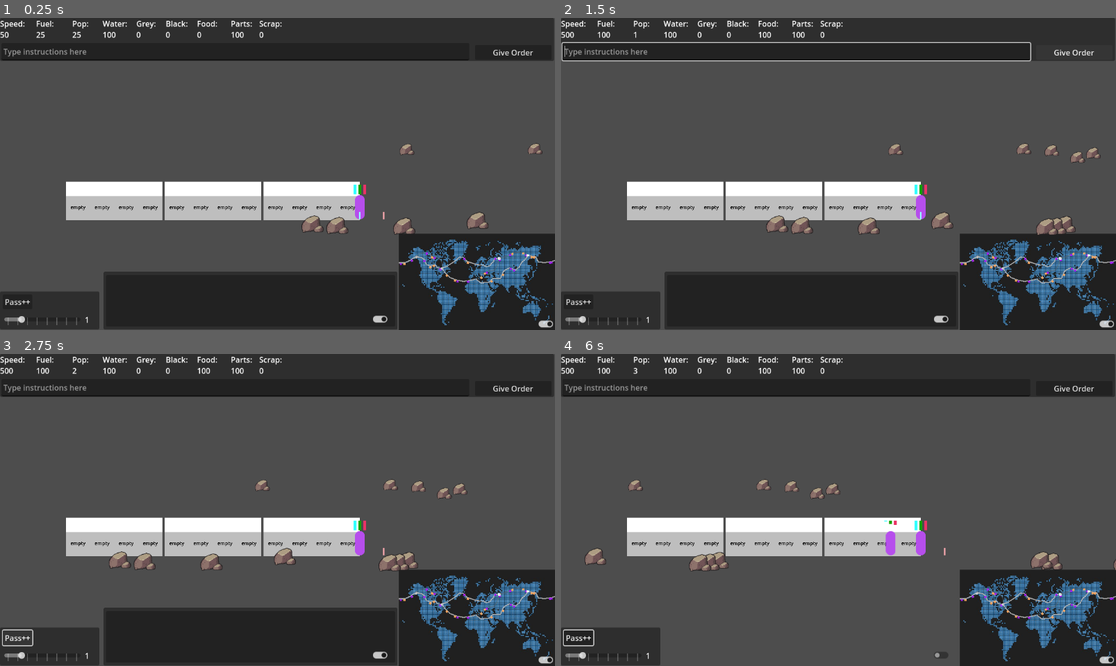
Above: before the commit, frames 1-4 (two rows, left to right).
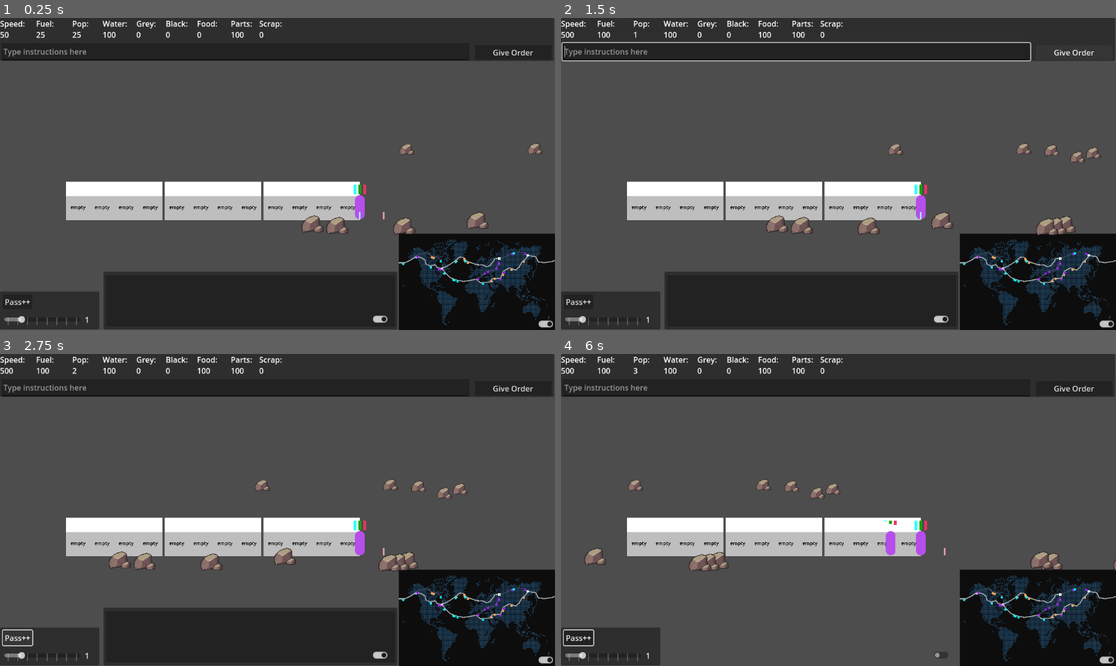
Above: after the commit, the same moments.

Repository: Sphinx111/ed_and_morgs_train_builder
Game: Godot game, scene res://Scenes/traincar.tscn
Two runs of this game, one before a commit and one after it. Both use one fixed random seed, a clock stepped at 60 frames per second and the inputs below.
Inputs (mouse positions are in pixels of both pictures, inside the frame that each line leads up to):
- Up to frame 1 (0.25 s): no input
- Up to frame 2 (1.5 s): click (794, 52) at 0.52 s; type "12" at 0.6 s; click "Give Order" at 1.25 s
- Up to frame 3 (2.75 s): click "Pass++" at 2 s
- Up to frame 4 (6 s): click (1104, 659) at 2.75 s; click (938, 656) at 3.5 s; click "Give Order" at 4.25 s; click "Pass++" at 5 s; click (1104, 659) at 5.75 s

The runs differ from the first frame. In frame 1, 2.7% of the frame differs, in the area x 71-100%, y 70-99%; in frame 2, 2.7%; in frame 3, 2.7%; in frame 4, 2.7%.

Commit message:
Fixed bugs, made it easier to set up routes with different resources on them

Diff:
--- a/BranchLine.gd
+++ b/BranchLine.gd
@@ -5,12 +5,20 @@
 var resources : Array[ResourceSpot] = []                 ## Array of resource spots
 var line : Line2D = null
 var trainMarker : PathFollow2D = null
+var active : bool = false
 
 @export var next_junction : Junction = null
 @export var last_junction : Junction = null
+@export var scrap_count : int = 0
+@export var pop_count : int = 0
+@export var water_count : int = 0
+var scrap_default : int = 200
+var pop_default : int = 10
+var water_default : int = 300
 
 func _ready():
 	draw_routes()
+	generate_random_resources()
 
 func init_line(origin_point : Vector2):
 	position = origin_point
@@ -43,29 +51,38 @@
 		line.add_point(point)
 	add_child(line)
 
-	generate_random_resources(2)
 
-func highlight_route(toggled : bool):
+func set_active(toggled : bool):
 	if toggled:
 		line.default_color = Color(0.7, 0.7, 0.7, 0.9)
+		active = true
 	else:
 		line.default_color = Color(0.4, 0.4, 0.4, 0.4)
+		active = false
 
 
-func generate_random_resources(count : int):
-	for i in range(count):
+func generate_random_resources():
+	# Scrap
+	for i in range(scrap_count):
 		var newSpot = ResourceSpot.new()
 		var randPos = randf_range(0.1, 0.9)
 		add_child(newSpot)
 		newSpot.progress_ratio = randPos
-		newSpot.set_stats("scrap", 200)
+		newSpot.set_stats("scrap", scrap_default)
 		resources.append(newSpot)
-	for i in range(2):
+	for i in range(pop_count):
 		var newSpot = ResourceSpot.new()
 		var randPos = randf()
 		add_child(newSpot)
 		newSpot.progress_ratio = randPos
-		newSpot.set_stats("pop", randi_range(2,9))
+		newSpot.set_stats("pop", randi_range(2,pop_default))
+		resources.append(newSpot)
+	for i in range(water_count):
+		var newSpot = ResourceSpot.new()
+		var randPos = randf()
+		add_child(newSpot)
+		newSpot.progress_ratio = randPos
+		newSpot.set_stats("clean_water", water_default)
 		resources.append(newSpot)
 
 func request_resources(wantedType : String, collection_margin : float) -> float:
--- a/ResourceSpot.gd
+++ b/ResourceSpot.gd
@@ -26,6 +26,6 @@
 	resource_type = newType
 	quantity = newQty
 
-	if resource_type == "pop":
-		myColor = Color.PURPLE
-		colorRect.color = myColor
+	if resource_type == "pop":           myColor = Color.PURPLE
+	elif resource_type == "clean_water": myColor = Color.AQUA
+	colorRect.color = myColor
--- a/Scenes/junction.gd
+++ b/Scenes/junction.gd
@@ -12,9 +12,9 @@
 	if lines.size() < 2:
 		hide()	# hide junctions used only to rejoin tracks
 		for line in lines:
-			line.highlight_route(true)
+			line.set_active(true)
 	else:
-		lines[selector].highlight_route(true)
+		lines[selector].set_active(true)
 
 func get_next_line() -> BranchLine:
 	if lines.size() > 0:
@@ -24,26 +24,29 @@
 func highlight_selection():
 	for line in lines:
 		if line == lines[selector]:
-			lines[selector].highlight_route(true)
+			lines[selector].set_active(true)
 		else:
-			lines[selector].highlight_route(false)
-
+			lines[selector].set_active(false)
 
 func switch(viewport : Node, event : InputEvent, shape_idx : int):
 	if event is InputEventMouseButton and event.is_action_pressed("left_click"):
 		# prevent change if junction is still cooling down
-		if (last_changed_tick + tick_cooldown) < Globals.game_tick or lines.size() < 2:
+		if Globals.game_tick < (last_changed_tick + tick_cooldown):
+			print("junction is on cooldown")
+			return
+		elif lines.size() < 2:
+			print("junction has no options")
 			return
 		print("Signal to change!")
 		# Gray-out the previous branch line
-		lines[selector].highlight_route(false)
+		lines[selector].set_active(false)
 		if selector + 1 < lines.size():
 			selector += 1
 		else:
 			selector = 0
 
 		# Highlight the new branch line
-		lines[selector].highlight_route(true)
+		lines[selector].set_active(true)
 
 		last_changed_tick = Globals.game_tick
 
--- a/Scenes/world_map.tscn
+++ b/Scenes/world_map.tscn
@@ -57,6 +57,7 @@
 script = ExtResource("1_deu6t")
 
 [node name="Background" type="Sprite2D" parent="."]
+modulate = Color(0.427493, 0.427493, 0.427493, 1)
 position = Vector2(-2, -39)
 scale = Vector2(1.925, 1.925)
 texture = ExtResource("2_4ojr4")
@@ -75,6 +76,7 @@
 position = Vector2(0, -35)
 next_junction = NodePath("../JunctionsParent/Looper1")
 last_junction = NodePath("../JunctionsParent/Junction1")
+water_count = 1
 
 [node name="RoutesParent" type="Node2D" parent="."]
 
@@ -82,11 +84,16 @@
 curve = SubResource("Curve2D_67byq")
 next_junction = NodePath("../../JunctionsParent/Junction1")
 last_junction = NodePath("../../JunctionsParent/Junction2")
+pop_count = 3
+water_count = 1
 
 [node name="Route3" parent="RoutesParent" node_paths=PackedStringArray("next_junction", "last_junction") instance=ExtResource("3_g8h5j")]
 curve = SubResource("Curve2D_ikf48")
 next_junction = NodePath("../../JunctionsParent/Junction1")
 last_junction = NodePath("../../JunctionsParent/Junction2")
+scrap_count = 3
+pop_count = 1
+water_count = 1
 
 [node name="Route99" parent="RoutesParent" node_paths=PackedStringArray("next_junction", "last_junction") instance=ExtResource("3_g8h5j")]
 curve = SubResource("Curve2D_ecn11")
@@ -97,26 +104,35 @@
 curve = SubResource("Curve2D_3jykw")
 next_junction = NodePath("../../JunctionsParent/Junction96")
 last_junction = NodePath("../../JunctionsParent/Junction99")
+scrap_count = 7
+pop_count = 2
+water_count = 1
 
 [node name="Route97" parent="RoutesParent" node_paths=PackedStringArray("next_junction", "last_junction") instance=ExtResource("3_g8h5j")]
 curve = SubResource("Curve2D_w1i7g")
 next_junction = NodePath("../../JunctionsParent/Junction97")
 last_junction = NodePath("../../JunctionsParent/Junction99")
+pop_count = 2
+water_count = 1
 
 [node name="Route96" parent="RoutesParent" node_paths=PackedStringArray("next_junction", "last_junction") instance=ExtResource("3_g8h5j")]
 curve = SubResource("Curve2D_g8h5j")
 next_junction = NodePath("../../JunctionsParent/Junction2")
 last_junction = NodePath("../../JunctionsParent/Junction98")
+scrap_count = 4
+water_count = 2
 
 [node name="Route95" parent="RoutesParent" node_paths=PackedStringArray("next_junction", "last_junction") instance=ExtResource("3_g8h5j")]
 curve = SubResource("Curve2D_cwbjy")
 next_junction = NodePath("../../JunctionsParent/Junction96")
 last_junction = NodePath("../../JunctionsParent/Junction97")
+pop_count = 7
 
 [node name="Route94" parent="RoutesParent" node_paths=PackedStringArray("next_junction", "last_junction") instance=ExtResource("3_g8h5j")]
 curve = SubResource("Curve2D_pykxj")
 next_junction = NodePath("../../JunctionsParent/Junction2")
 last_junction = NodePath("../../JunctionsParent/Junction96")
+water_count = 4
 
 [node name="JunctionsParent" type="Node2D" parent="."]
 
